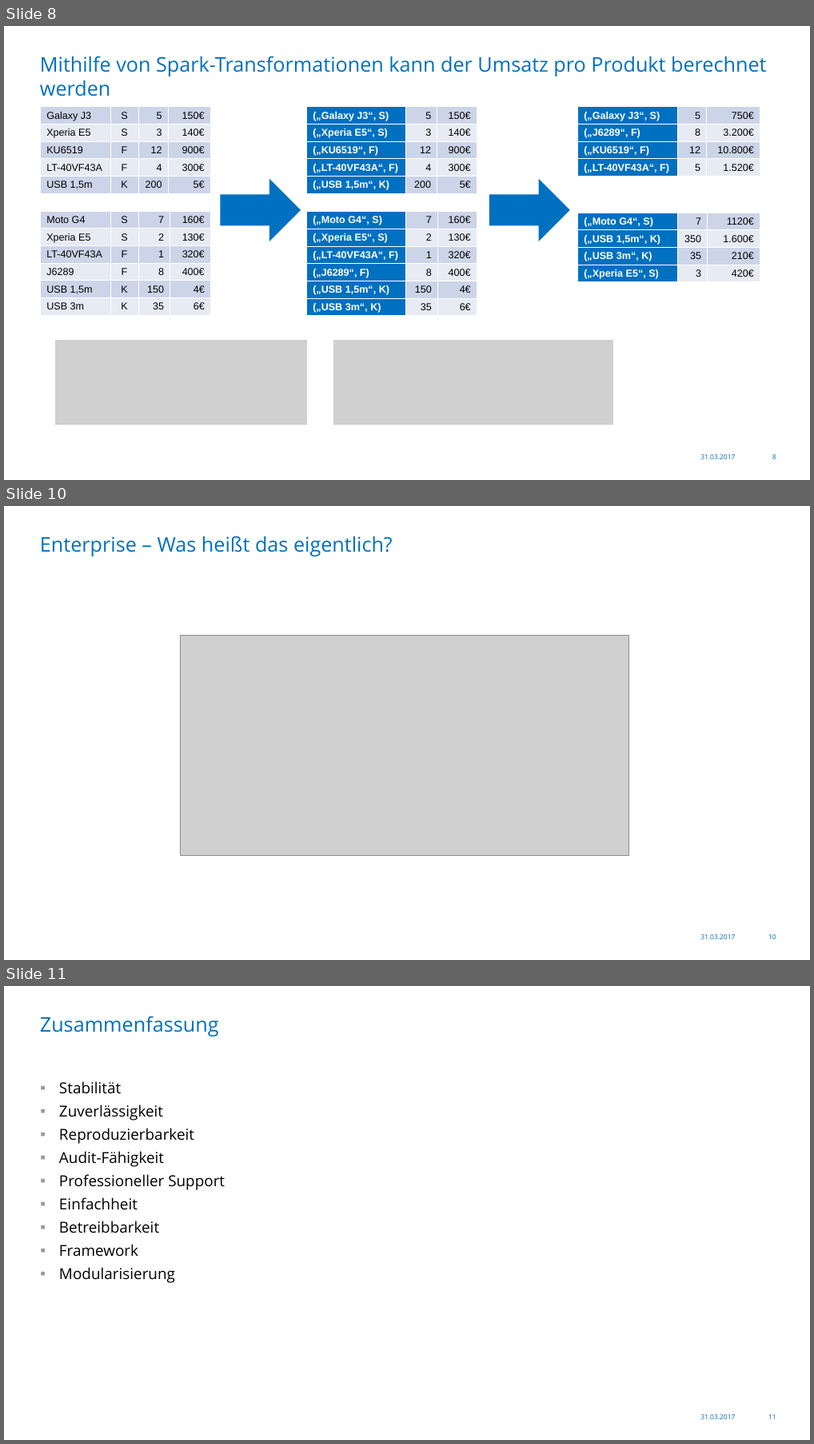
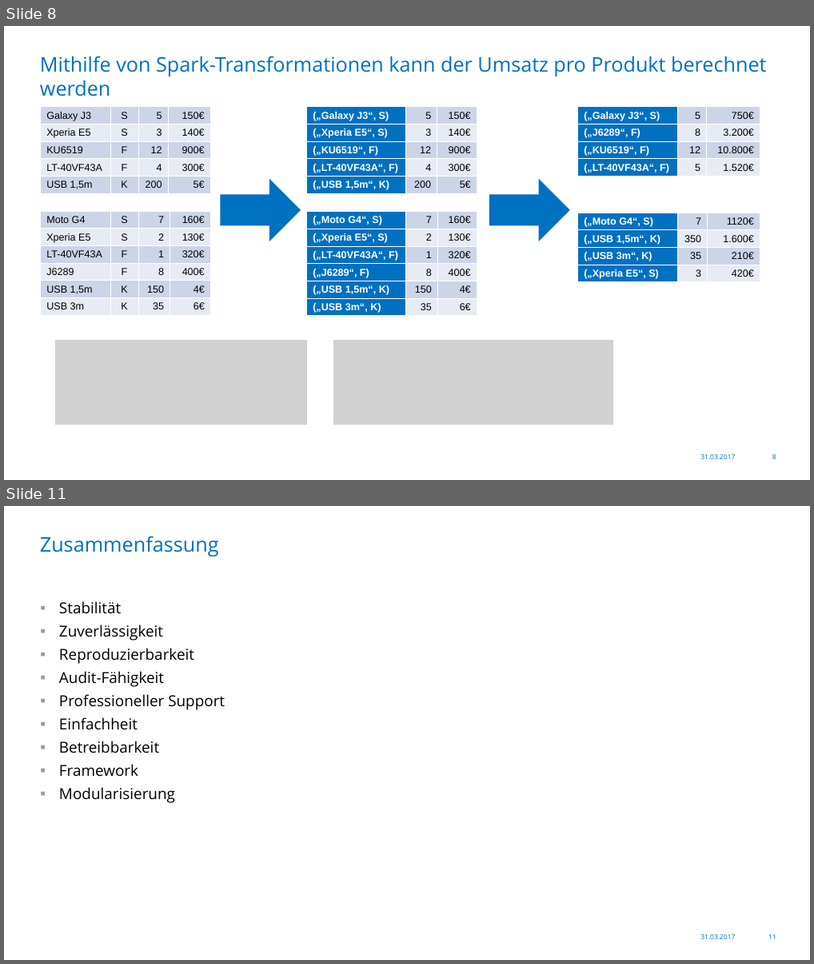
Before and after one commit to Skamandros/jug-saxony-workshop, a slide deck: src/slides/resources/2017-03-31-JUG-Saxony-Workshop-de.pptx. Shown one above the other, each under a label of ours: slides 8, 10 and 11 before the commit, slides 8 and 11 after it; the slides between them are not shown. The pictures are 814x1444 and 814x964 pixels, drawn with LibreOffice and Linux fonts; fonts in the diff are those of the drawing; grey boxes stand for pictures; background and template pictures are left out. Boxes give left, top, right and bottom in pixels: in the first picture for what was removed or moved away, otherwise in the second. Text is boxed around its words. In the diff, an @@ line names an element or a change of style, - is before the commit and + after.

```diff
--- a/src/slides/resources/2017-03-31-JUG-Saxony-Workshop-de.pptx
+++ b/src/slides/resources/2017-03-31-JUG-Saxony-Workshop-de.pptx
@@ slide 10 removed at <box>4,506,810,960</box>, background #FFFFFF; not listed: 2 template elements that a slide beside it also shows @@
@@ title removed at <box>40,536,393,556</box> @@
-Enterprise – Was heißt das eigentlich?
@@ picture removed at <box>180,635,630,856</box> @@
```
Also in this commit, not shown: 3 slides changed, 1 slide added.
